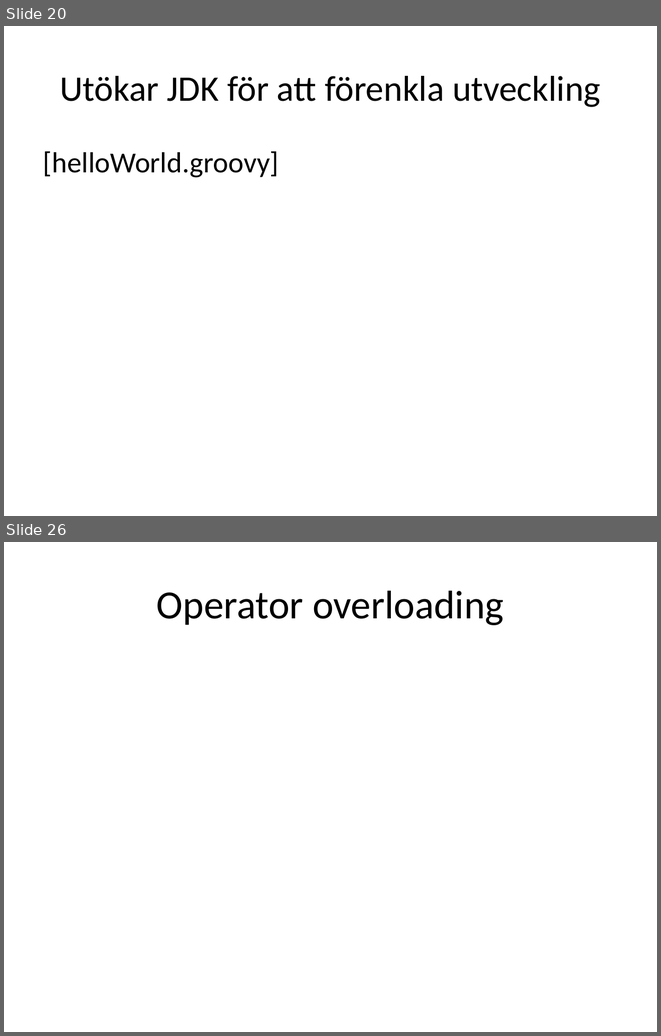
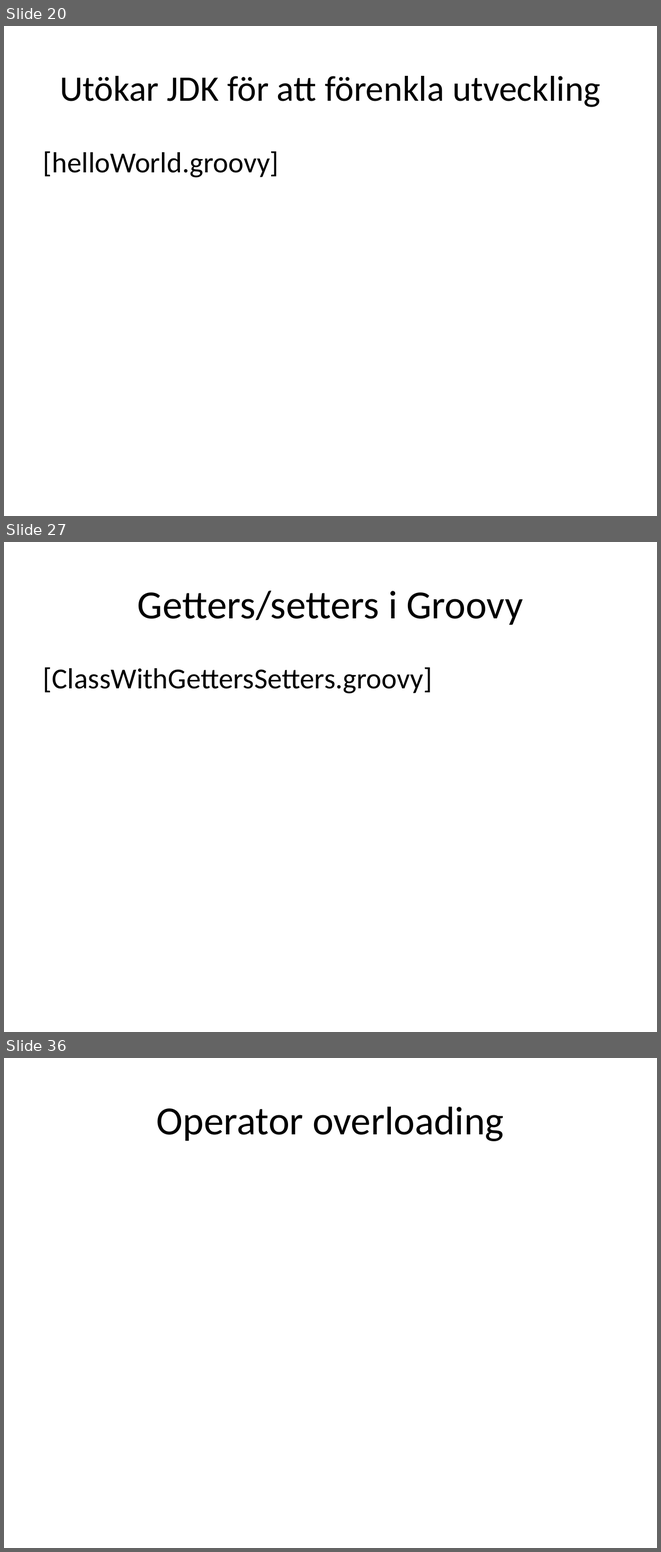
Before and after one commit to me97esn/groovyseminarium, a slide deck: groovyseminarie/dokument/groovyseminarium_source.pptx. Shown one above the other, each under a label of ours: slides 20 and 26 before the commit, slides 20, 27 and 36 after it; the slides between them are not shown. The pictures are 661x1036 and 661x1552 pixels, drawn with LibreOffice and Linux fonts; fonts in the diff are those of the drawing. Boxes give left, top, right and bottom in pixels: in the first picture for what was removed or moved away, otherwise in the second. Text is boxed around its words. In the diff, an @@ line names an element or a change of style, - is before the commit and + after.

```diff
--- a/groovyseminarie/dokument/groovyseminarium_source.pptx
+++ b/groovyseminarie/dokument/groovyseminarium_source.pptx
@@ slide 27 added at (4, 542, 657, 1032), background #FFFFFF @@
@@ title added at (138, 590, 523, 625), 44 pt, text #000000 @@
+Getters/setters i Groovy
@@ text added at (43, 667, 432, 694), 32 pt, text #000000 @@
+[ClassWithGettersSetters.groovy]
@@ what was slide 26 is now slide 36 @@
```
Also in this commit, not shown: 6 slides changed, 8 other slides added, 6 other files.
